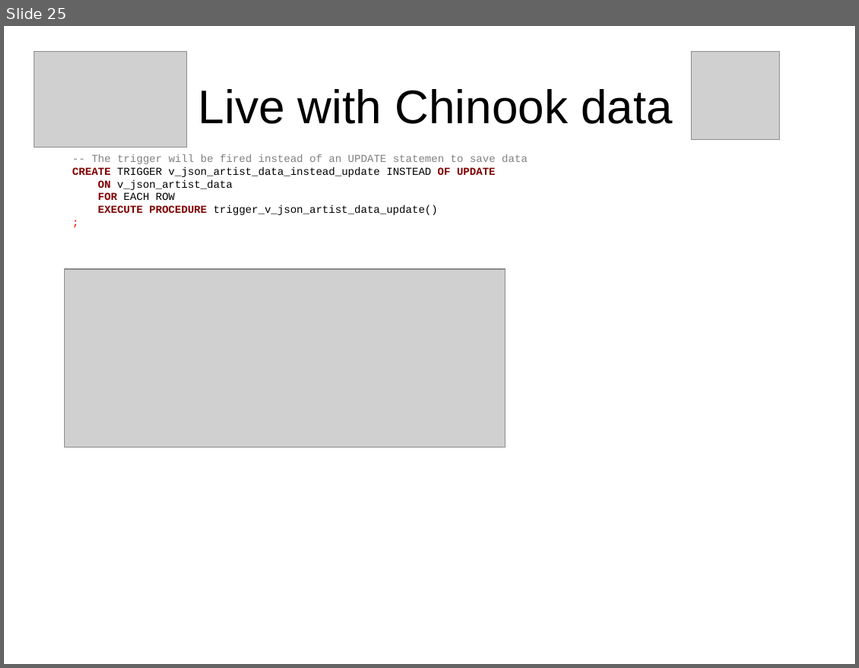
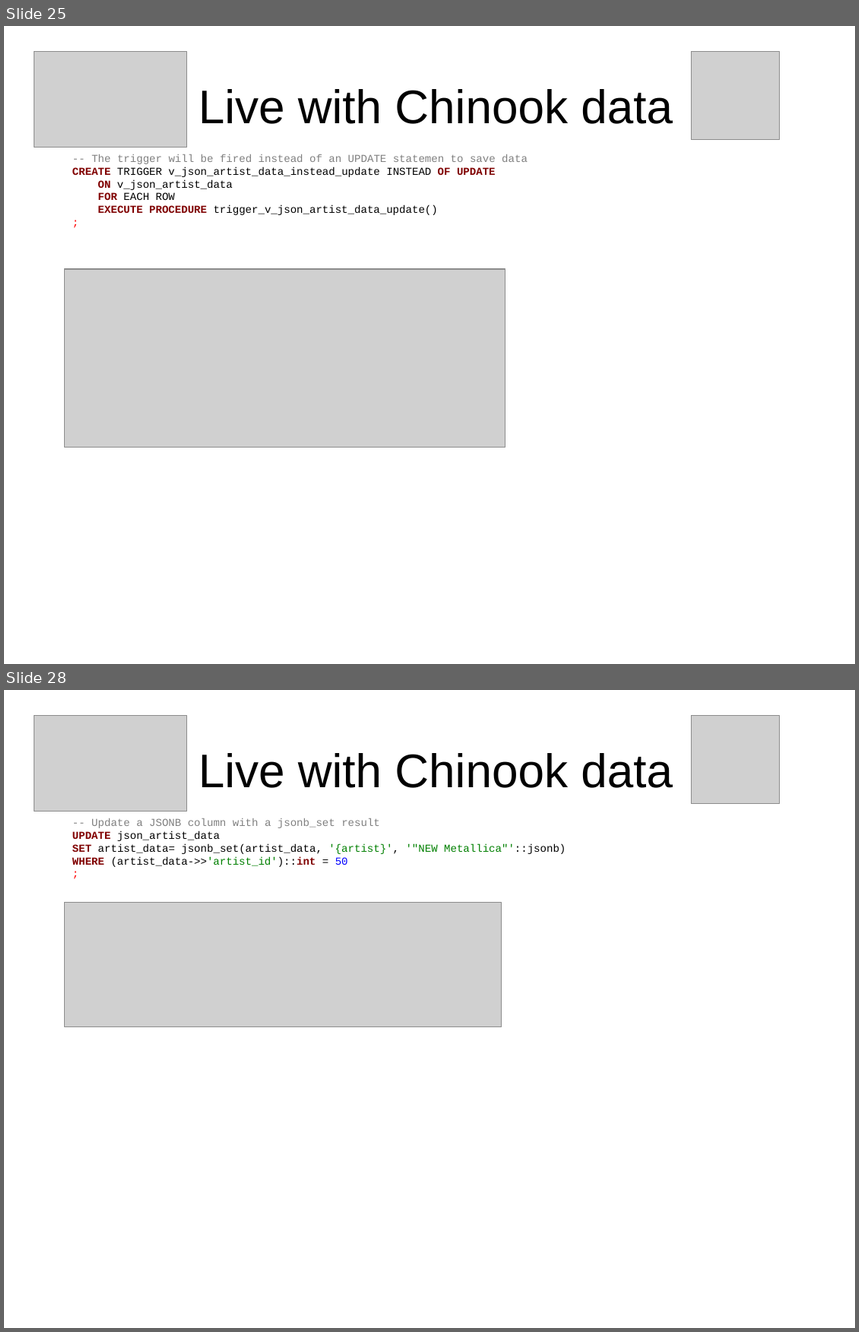
Before and after one commit to sjstoelting/talks, a slide deck: json-by-example/JSON-by-example.odp. Shown one above the other, each under a label of ours: slide 25 before the commit, slides 25 and 28 after it; the slides between them are not shown. The pictures are 859x668 and 859x1332 pixels, drawn with LibreOffice and Linux fonts; fonts in the diff are those of the drawing; grey boxes stand for pictures. Boxes give left, top, right and bottom in pixels: in the first picture for what was removed or moved away, otherwise in the second. Text is boxed around its words. In the diff, an @@ line names an element or a change of style, - is before the commit and + after.

```diff
--- a/json-by-example/JSON-by-example.odp
+++ b/json-by-example/JSON-by-example.odp
@@ slide 28 added at bbox=[4, 690, 855, 1328], background #FFFFFF @@
@@ picture added at bbox=[34, 716, 187, 812] @@
@@ picture added at bbox=[692, 716, 779, 803] @@
@@ title added at bbox=[199, 753, 673, 788], 44 pt, text #000000 @@
+Live with Chinook data
@@ text added at bbox=[72, 818, 566, 867], 10 pt, text #000000 @@
+-- Update a JSONB column with a jsonb_set result
+UPDATE json_artist_data
+SET artist_data= jsonb_set(artist_data, '{artist}', '"NEW Metallica"'::jsonb)
+WHERE (artist_data->>'artist_id')::int = 50
+;
@@ picture added at bbox=[65, 904, 503, 1027] @@
```
Also in this commit, not shown: 6 other slides added.
